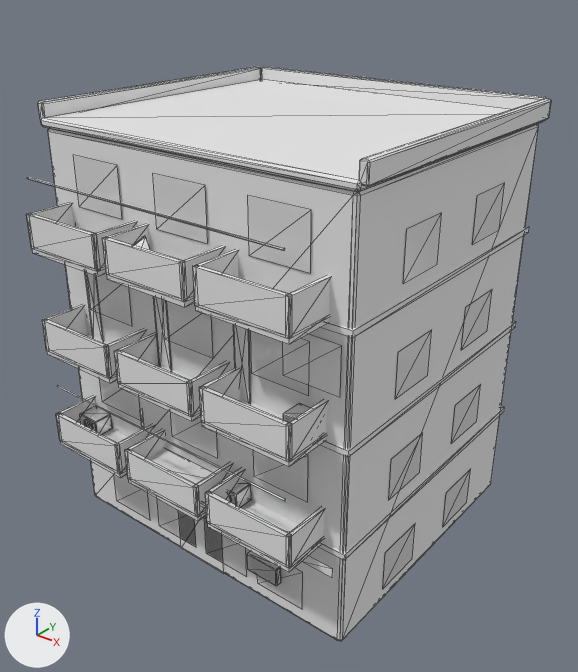
One commit to the glTF model godot/assets/models/scenery/submerged_street/walkup_apartment/walkup_apartment.glb: the scene before it, then after it.
Rendered twice from a 50 mm lens placed at (11.64, -14.34, 14.08), pointed at (0.37, -0.26, 5.35). The lights are fixed; the arrows at lower left show +X, +Y and +Z. The first picture is the older version. Mesh edges are drawn as thin lines. Vertices at exactly the same position are counted once.

The first picture shows 'walkup_apartment'.
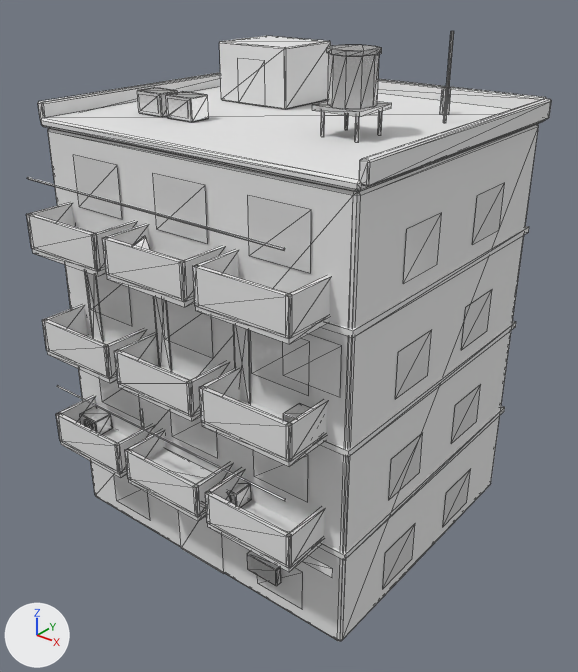
Patch to the scene script:
```diff
--- a/godot/assets/models/scenery/submerged_street/walkup_apartment/walkup_apartment.glb.py
+++ b/godot/assets/models/scenery/submerged_street/walkup_apartment/walkup_apartment.glb.py
@@ me_walkup_apartment @@
 # used by ob_walkup_apartment; location = (0.0, 0.0, 0.0)
 # verts and faces of me_walkup_apartment; kept vertices keep their numbers, new ones are numbered from 936
-me_walkup_apartment.from_pydata(...)  # 936 vertices, 1332 faces; spans x -4.5..4.5, y -4.49..4.49, z 0.0..10.94
+me_walkup_apartment.from_pydata(...)  # 1118 vertices, 1642 faces; spans x -4.5..4.5, y -4.49..4.49, z 0.0..12.5
+# me_walkup_apartment part 1: a new loose piece, a box spanning x 1.66..2.81, y -1.11..0.04, z 11.13..11.23, in mat_sea_metal (white #e7e7e7)
+# me_walkup_apartment part 2: a new loose piece, a 10-sided cylinder along z spanning x 1.74..2.74, y -1.01..-0.06, z 11.22..12.22, in mat_sea_metal (white #e7e7e7)
+# me_walkup_apartment part 3: a new loose piece, a 10-sided cylinder along z spanning x 1.7..2.78, y -1.05..-0.02, z 12.21..12.31, in mat_sea_metal (white #e7e7e7)
+# me_walkup_apartment part 4: the loose piece of 24 vertices spanning x -3.73..-3.07, y -3.83..-3.31, z 2.77..3.23 is copied, and the copy is scaled about its middle by (1.22, 1.06, 1.14), then moved by (0.82, 2.17, 7.88); it spans x -2.98..-2.18, y -1.67..-1.12, z 10.62..11.14
+# me_walkup_apartment part 5: the loose piece of 24 vertices spanning x -3.73..-3.07, y -3.83..-3.31, z 2.77..3.23 is copied, and the copy is scaled about its middle by (1.22, 1.06, 1.14), then moved by (1.77, 2.17, 7.88); it spans x -2.03..-1.23, y -1.67..-1.12, z 10.62..11.14
+# me_walkup_apartment part 6: a new loose piece, an 8-sided cylinder along z spanning x 2.47..2.69, y 2.65..2.87, z 10.6..11.2, in mat_sea_metal (white #e7e7e7)
+# me_walkup_apartment part 7: a new loose piece, a 5-sided cylinder along z spanning x 3.068..3.131, y 1.808..1.874, z 10.6..12.5, in mat_sea_metal (white #e7e7e7)
+# me_walkup_apartment part 8: a new loose piece of 24 vertices spanning x -2.68..-0.58, y 0.81..2.61, z 10.62..12.02, in mat_sea_matte (white #e7e7e7)
+# me_walkup_apartment part 9: the loose piece of 4 vertices spanning x -1.53..-0.18, y -3.34, z 0.4..1.5 is deleted
+# me_walkup_apartment part 10: the loose piece of 4 vertices spanning x 0.17..1.52, y -3.34, z 0.4..1.5 is deleted
+# me_walkup_apartment part 11
+# 16 vertices are added at x 1.77..2.7, y -1.0..-0.07, z 10.6
+# 16 new vertices lie (0.0, 0.0, 0.55) away from vertices in x 1.77..2.7, y -1.0..-0.07, z 10.6
+# 48 new faces join them, mat_sea_matte (white #e7e7e7)
+# me_walkup_apartment part 12
+verts[968] = (-2.89, -1.68, 10.7)  # pixel (140, 110)
+verts[969] = (-2.89, -1.68, 11.06)  # pixel (138, 94)
+verts[970] = (-1.94, -1.68, 10.7)  # pixel (168, 114)
+verts[971] = (-1.94, -1.68, 11.06)  # pixel (167, 98)
+for new, old in zip([*range(972, 976)], [*range(968, 972)]): verts[new] = verts[old] + (0.62, 0.0, 0.0)
+faces += [(968, 972, 973), (968, 973, 969), (970, 974, 975), (970, 975, 971)]  # mat_sea_metal (white #e7e7e7)
+# me_walkup_apartment part 13
+verts[976] = (-2.06, 0.8, 10.62)  # pixel (238, 102)
+verts[977] = (-1.21, 0.8, 10.62)  # pixel (265, 106)
+verts[978] = (-1.21, 0.8, 11.67)  # pixel (264, 60)
+verts[979] = (-2.06, 0.8, 11.67)  # pixel (237, 58)
+faces += [(976, 977, 978), (976, 978, 979)]  # mat_sea_matte (white #e7e7e7)
 me_walkup_apartment.materials.append(mat_sea_matte)
```

Boxes [x1, y1, x2, y2] around the edits, measured in the pictures (578 x 672 px):
'walkup_apartment', reshaped (6% taller): before [26, 67, 552, 641]; after [26, 31, 552, 641]
part 1 of me_walkup_apartment, added: after [312, 101, 392, 117]
part 2 of me_walkup_apartment, added: after [328, 54, 379, 108]
part 3 of me_walkup_apartment, added: after [327, 45, 382, 56]
part 4 of me_walkup_apartment, added: after [137, 87, 178, 117]
part 5 of me_walkup_apartment, added: after [166, 91, 209, 122]
part 6 of me_walkup_apartment, added: after [440, 87, 451, 115]
part 7 of me_walkup_apartment, added: after [443, 31, 454, 123]
part 8 of me_walkup_apartment, added: after [219, 36, 331, 109]
part 9 of me_walkup_apartment, deleted: before [157, 499, 196, 547]
part 10 of me_walkup_apartment, deleted: before [204, 518, 247, 577]
part 11 of me_walkup_apartment, added: after [321, 111, 383, 142]
part 12 of me_walkup_apartment, added: after [139, 94, 188, 118]
part 13 of me_walkup_apartment, added: after [238, 58, 265, 106]
